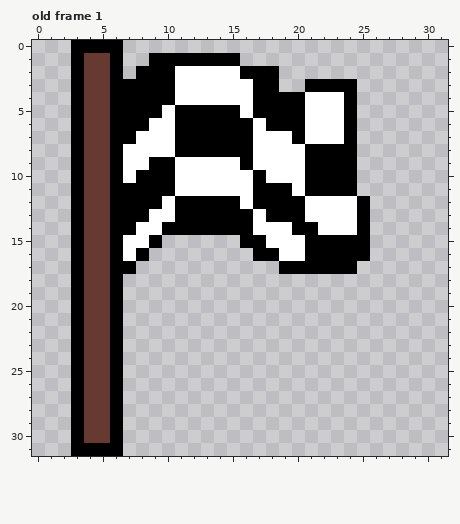
Two states of a pixel-art file, sprites/goal.aseprite. Above is the file before it was changed.
32x32 pixels, 1 frame. Shown: old frame 1. The commit also changed other frames, which this record leaves out.
After:
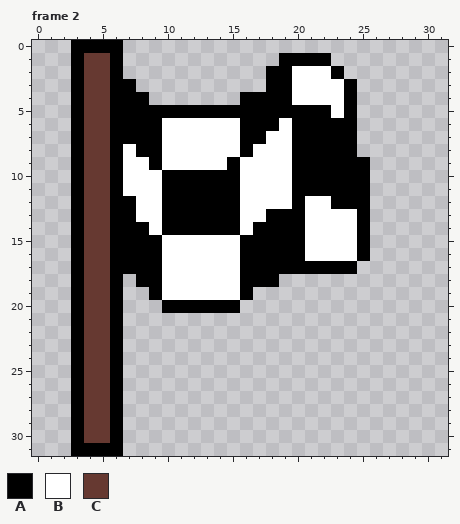
Palette (. is transparent): A #000000  B #ffffff  C #663931
A new or re-ordered frame is compared with the old frame closest to it.
The exact change:
frames 1 -> 3
layer "Layer 4" added
--- frame 2 is new; against old frame 1, layers "Layer 4", "Layer 1"
@@ x 0..31 @@
  0 ...AAAA.........................
- 1 ...ACCA..AAAAAAA................
- 2 ...ACCA.AAABBBBBAAA.............
- 3 ...ACCAAAAABBBBBBAA..AAAA.......
- 4 ...ACCAAAAABBBBBBAAAABBBA.......
- 5 ...ACCAAAABAAAAABAAAABBBA.......
- 6 ...ACCAAABBAAAAAABAAABBBA.......
- 7 ...ACCAABBBAAAAAABBBABBBA.......
- 8 ...ACCABBBBAAAAAABBBBAAAA.......
- 9 ...ACCABBAABBBBBABBBBAAAA.......
-10 ...ACCABAAABBBBBBABBBAAAA.......
-11 ...ACCAAAAABBBBBBAAABAAAA.......
-12 ...ACCAAAABAAAAABAAAABBBBA......
-13 ...ACCAAABBAAAAAABAAABBBBA......
-14 ...ACCAABBAAAAAAABBBAABBBA......
-15 ...ACCABBA......AABBBAAAAA......
-16 ...ACCABA........AABBAAAAA......
-17 ...ACCAA...........AAAAAA.......
-18 ...ACCA.........................
-19 ...ACCA.........................
-20 ...ACCA.........................
+ 1 ...ACCA............AAAA.........
+ 2 ...ACCA...........AABBBA........
+ 3 ...ACCAA..........AABBBBA.......
+ 4 ...ACCAAA.......AAAABBBBA.......
+ 5 ...ACCAAAAAAAAAAAAAAAAABA.......
+ 6 ...ACCAAAABBBBBBAAABAAAAA.......
+ 7 ...ACCAAAABBBBBBAABBAAAAA.......
+ 8 ...ACCABAABBBBBBABBBAAAAA.......
+ 9 ...ACCABBABBBBBABBBBAAAAAA......
+10 ...ACCABBBAAAAAABBBBAAAAAA......
+11 ...ACCABBBAAAAAABBBBAAAAAA......
+12 ...ACCAABBAAAAAABBBBABBAAA......
+13 ...ACCAABBAAAAAABBAAABBBBA......
+14 ...ACCAAABAAAAAABAAAABBBBA......
+15 ...ACCAAAABBBBBBAAAAABBBBA......
+16 ...ACCAAAABBBBBBAAAAABBBBA......
+17 ...ACCAAAABBBBBBAAAAAAAAA.......
+18 ...ACCA.AABBBBBBAAA.............
+19 ...ACCA..ABBBBBBA...............
+20 ...ACCA...AAAAAA................
 21 ...ACCA.........................
Where, in picture pixels (left, top, right, bottom), the same in both pictures:
changed: (123, 53, 370, 313)
